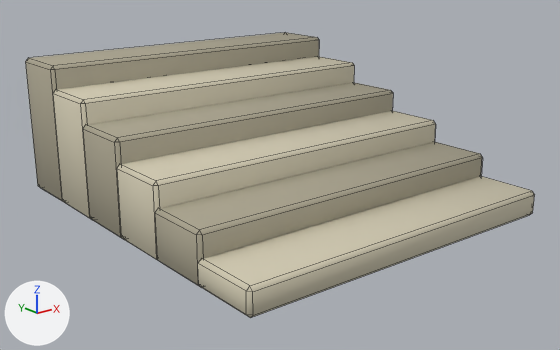
What one commit did to the Blender file art/env/steps_stone.blend.
Camera for both pictures: a 50 mm camera at (-4.04, -3.78, 2.29) aimed at (-0.02, 1.25, 0.27). The lights are fixed; the arrows at lower left show +X, +Y and +Z. The first picture is the older version. Mesh edges are drawn as thin lines. Objects named as collision shapes, trigger or cutter boxes, shadow casters or lower levels of detail are left out.

Script lines for the objects in view, before the commit:
```python
me_steps = bpy.data.meshes.new('Steps')
me_steps.from_pydata(...)  # 144 vertices, 156 faces; spans x -1.5..1.5, y -0.3..3.05, z 0.0..1.22
me_steps.polygons.foreach_set('use_smooth', [True] * 156)
# faces by material slot: [78, 78]
me_steps.materials.append(mat_vk_stone_light)  # pale yellow #cfc8b0
me_steps.materials.append(mat_vk_stone)  # grey #a9a38e
ob_steps = bpy.data.objects.new('Steps', me_steps)
ob_steps.location = (0.0, 0.0, 0.0)
```
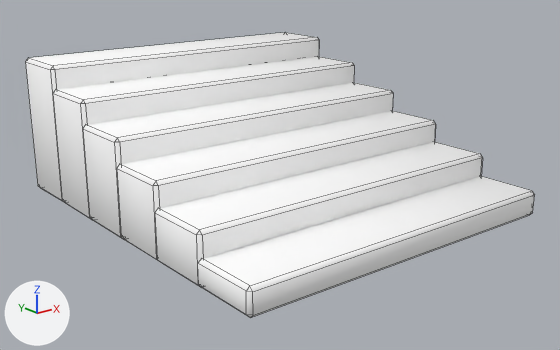
What differs and where, as boxes (x1, y1, x2, y2) in the pictures (560 x 350 px):
part 1 of me_steps, recoloured (pale yellow to white): (53, 56, 534, 318) in both
part 2 of me_steps, recoloured (lighter): (26, 33, 483, 288) in both

Edits to the bpy script that builds the scene:
```text
Add mat_vk_vcol:
    mat_vk_vcol = principled_material('VK_vcol')
    mat_vk_vcol.base_color = (1.0, 1.0, 1.0)  # white #ffffff
    mat_vk_vcol.roughness = 0.9
Change me_steps:
    where me_steps.from_pydata(...)  # 144 vertices, 156 faces; spans x -1.5..1.5, y -0.3..3.05, z 0.0..1.22
    used by ob_steps; location = (0.0, 0.0, 0.0)
    me_steps part 1: all 78 faces that had it switch from mat_vk_stone_light (pale yellow #cfc8b0) to mat_vk_vcol (white #ffffff)
    me_steps part 2: all 78 faces that had it switch from mat_vk_stone (grey #a9a38e) to mat_vk_vcol (white #ffffff)
```
